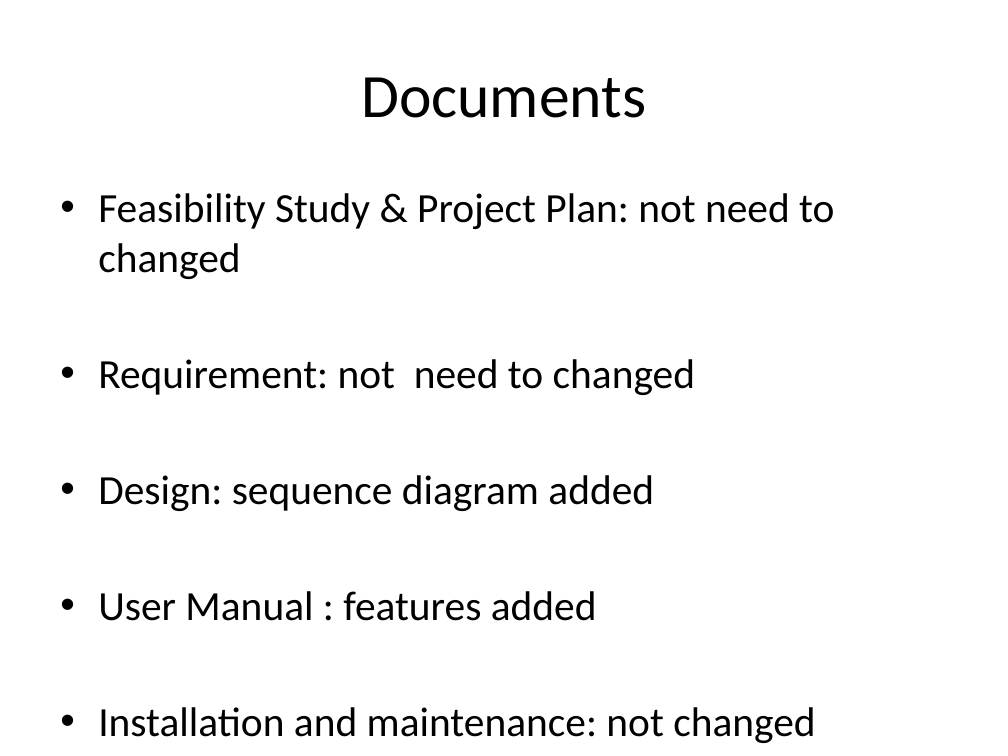
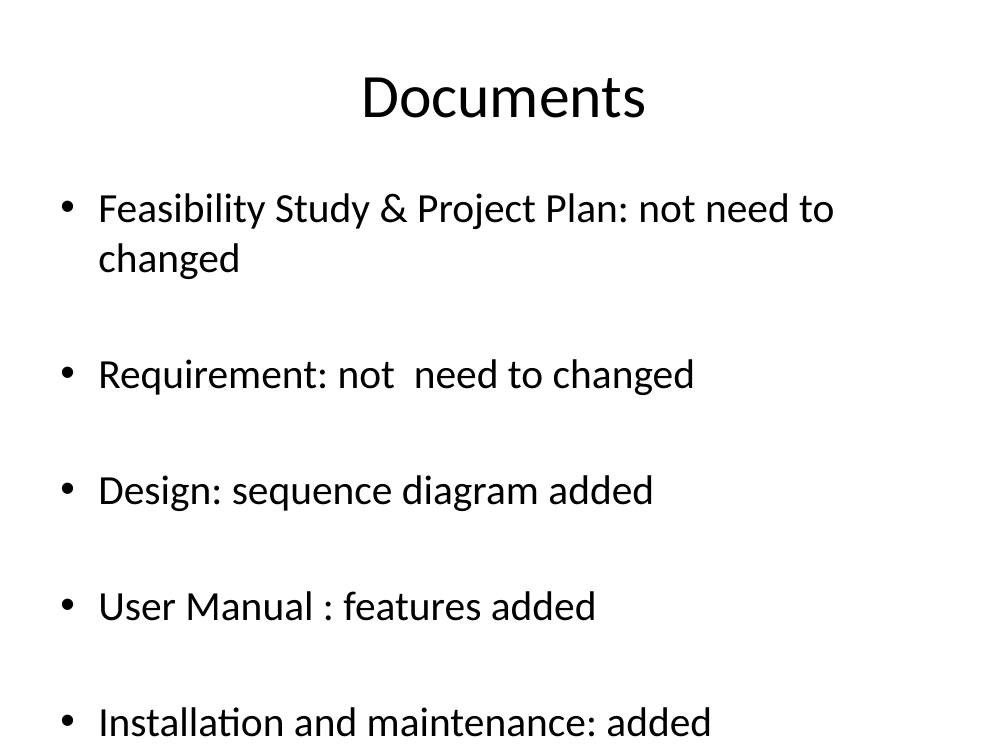
Before and after one commit to FIU-SCIS-Senior-Project-2015-Spring/Designer-Drugs-Database-App, a slide deck: slide 5 of Presentation Slides/Presentation 3.pptx. Drawn at 1008x756 pixels with LibreOffice and Linux fonts; fonts in the diff are those of the drawing. Boxes give left, top, right and bottom in pixels: in the first picture for what was removed or moved away, otherwise in the second. Text is boxed around its words. In the diff, an @@ line names an element or a change of style, - is before the commit and + after.

```diff
--- a/Presentation Slides/Presentation 3.pptx
+++ b/Presentation Slides/Presentation 3.pptx
@@ text at (98, 707, 712, 737): text changed @@
-• Installation and maintenance: not changed
+• Installation and maintenance: added
```
Also in this commit, not shown: 3 other slides changed, 3 slides added, 57 other files.
